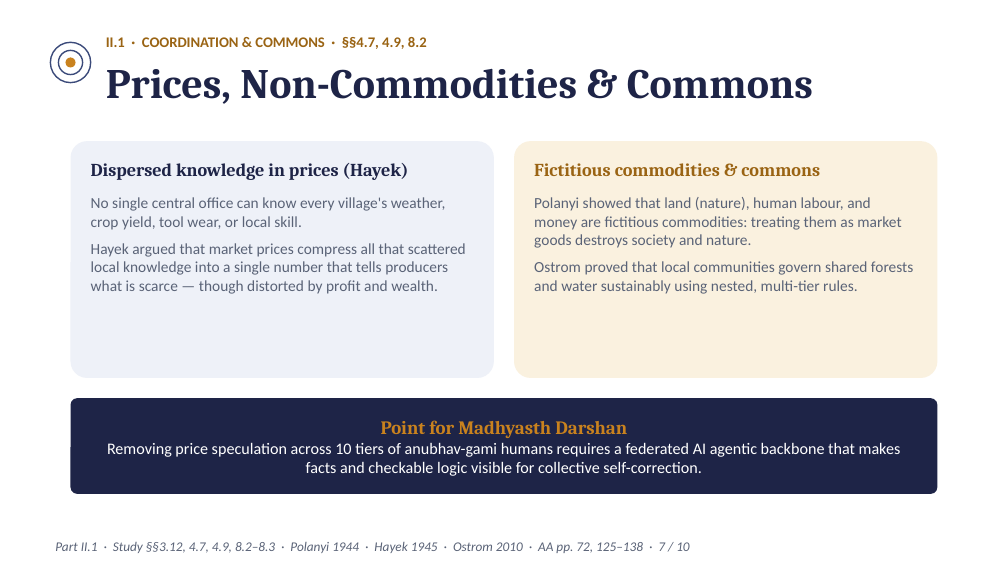
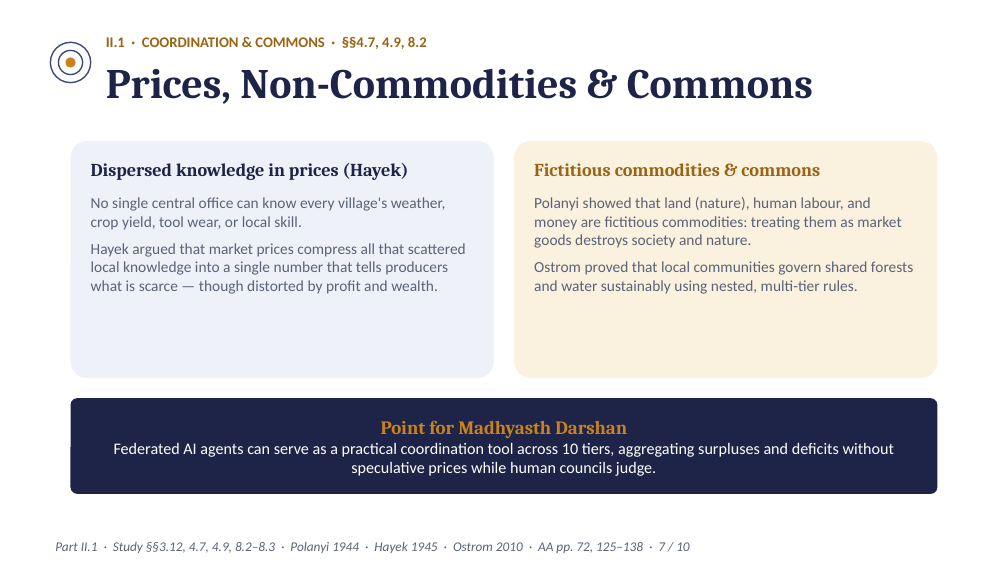
Before and after one commit to raghavamohan/AnalyticMadhyasthDarshan, a slide deck: slide 7 of Studies/Prosperity-Economics-And-Right-Use/Modern-Economic-Concepts-For-Madhyasth-Darshan-Readers.pptx. Drawn at 1008x567 pixels with LibreOffice and Linux fonts; fonts in the diff are those of the drawing. Boxes give left, top, right and bottom in pixels: in the first picture for what was removed or moved away, otherwise in the second. Text is boxed around its words. In the diff, an @@ line names an element or a change of style, - is before the commit and + after.

```diff
--- a/Studies/Prosperity-Economics-And-Right-Use/Modern-Economic-Concepts-For-Madhyasth-Darshan-Readers.pptx
+++ b/Studies/Prosperity-Economics-And-Right-Use/Modern-Economic-Concepts-For-Madhyasth-Darshan-Readers.pptx
@@ text at bbox=[114, 442, 894, 476]: text changed @@
-Removing price speculation across 10 tiers of anubhav-gami humans requires a federated AI agentic backbone that makes facts and checkable logic visible for collective self-correction.
+Federated AI agents can serve as a practical coordination tool across 10 tiers, aggregating surpluses and deficits without speculative prices while human councils judge.
```
Also in this commit, not shown: 3 other slides changed, 15 other files.
